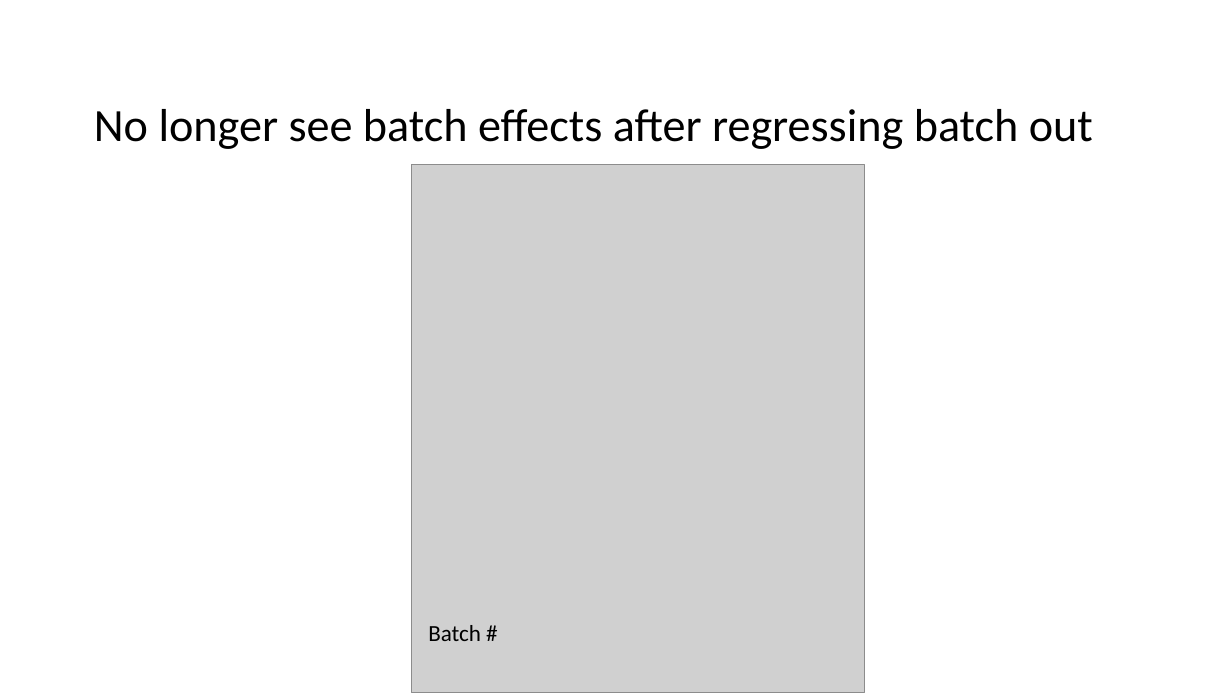
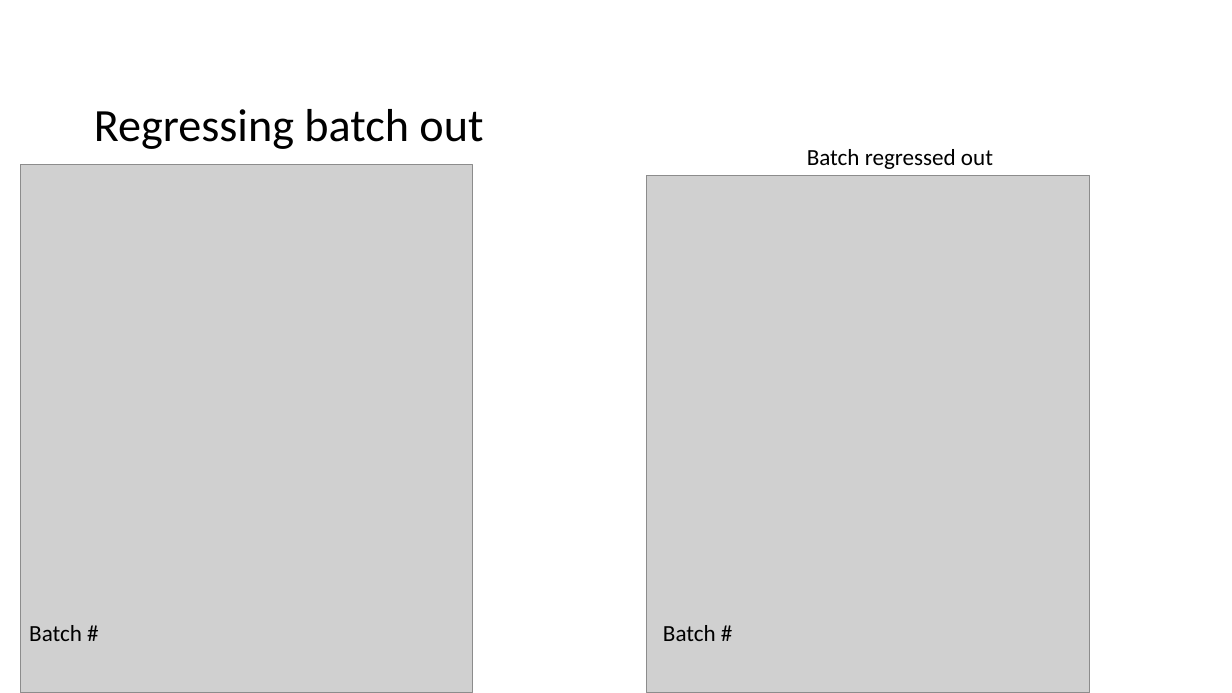
Before and after one commit to tybottorff/bottorffdocs, a slide deck: slide 7 of presentations/NCI_talks/2024_10_23.pptx (slide 12 before the commit). Drawn at 1232x693 pixels with LibreOffice and Linux fonts; fonts in the diff are those of the drawing; grey boxes stand for pictures. Boxes give left, top, right and bottom in pixels: in the first picture for what was removed or moved away, otherwise in the second. Text is boxed around its words. In the diff, an @@ line names an element or a change of style, - is before the commit and + after.

```diff
--- a/presentations/NCI_talks/2024_10_23.pptx
+++ b/presentations/NCI_talks/2024_10_23.pptx
@@ title at (94, 109, 483, 149): text changed @@
-No longer see batch effects after regressing batch out
+Regressing batch out
@@ text added at (807, 149, 993, 169), 18 pt, text #000000 @@
+Batch regressed out
@@ picture added at (20, 165, 473, 693) @@
@@ picture: place and size @@
-picture at (411, 165, 864, 693)
+picture at (646, 176, 1090, 693)
@@ text added at (29, 625, 82, 641), 18 pt, text #000000 @@
+Batch #
@@ text "Batch #": place and size @@
-text "Batch #" at (428, 625, 481, 641)
+text "Batch #" at (663, 625, 716, 641)
```
Also in this commit, not shown: 7 other slides changed.
